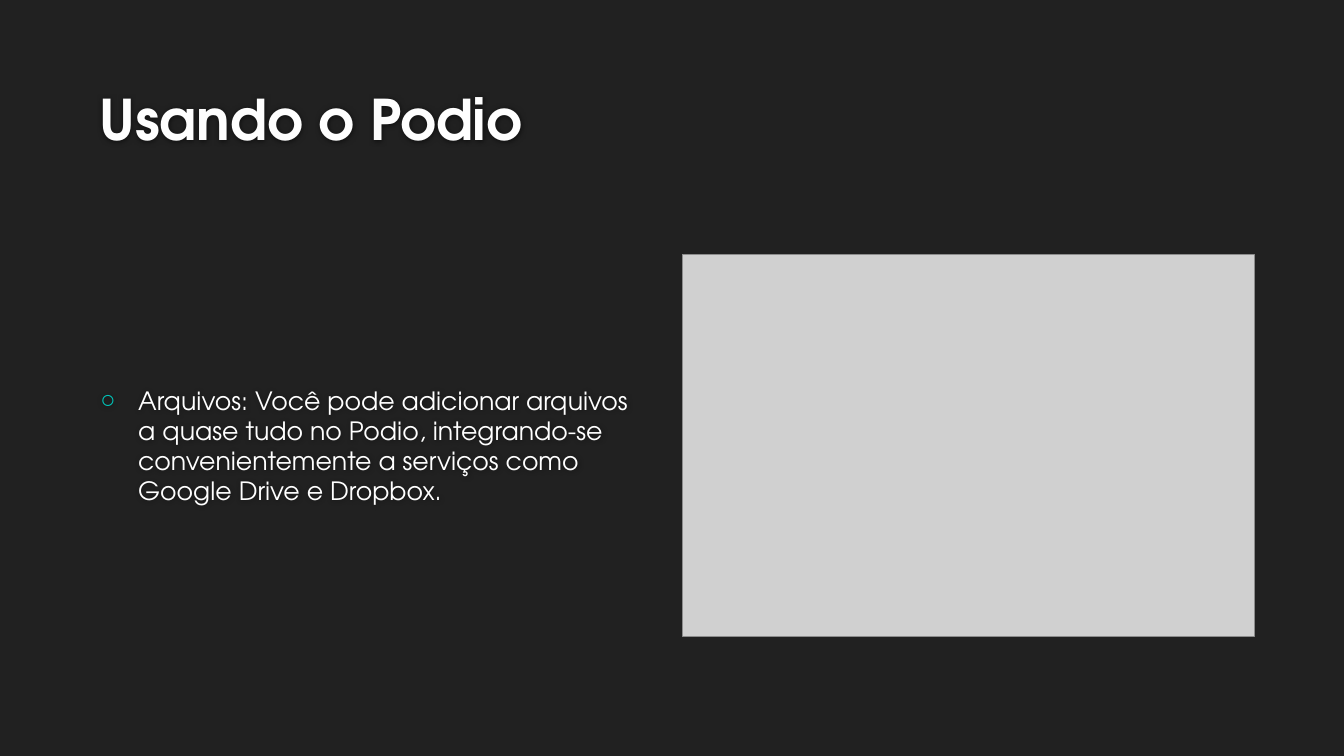
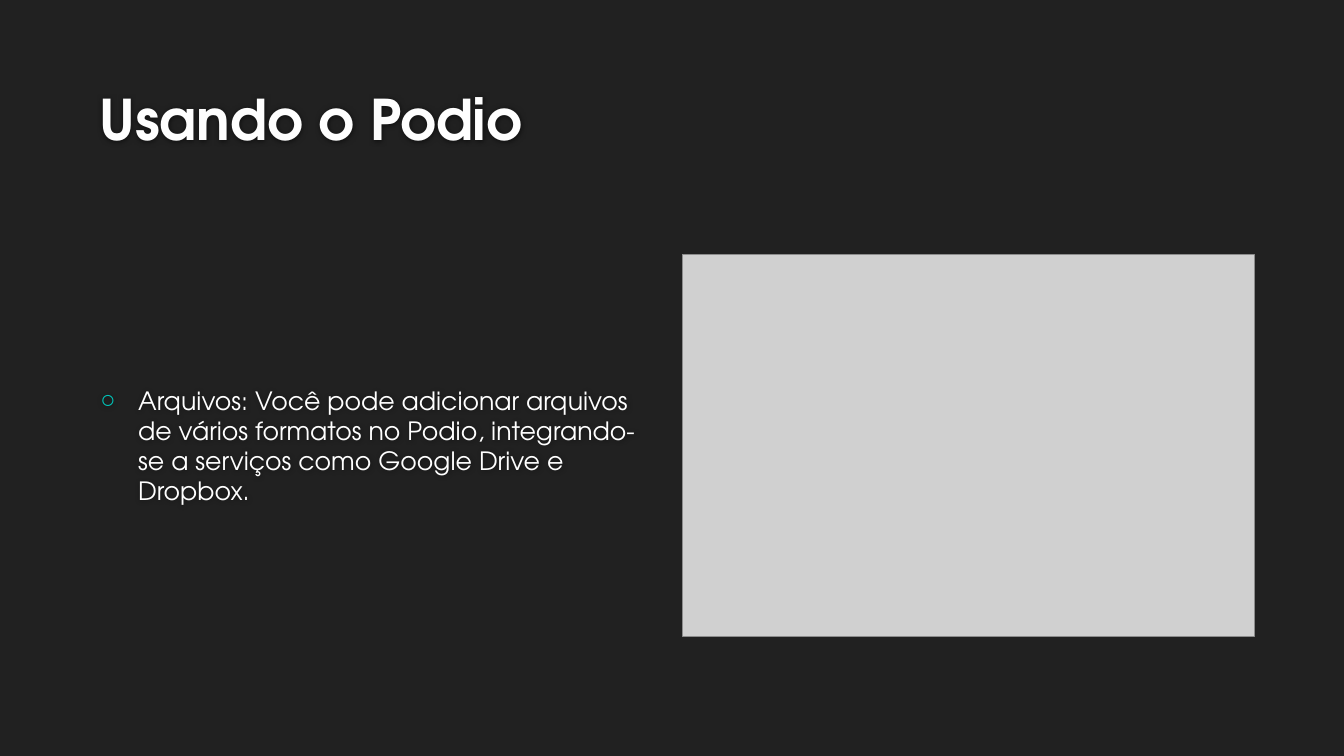
Before and after one commit to rocatelli/Gerenciamento-de-projetos, a slide deck: slide 10 of Podio.pptx. Drawn at 1344x756 pixels with LibreOffice and Linux fonts; fonts in the diff are those of the drawing; grey boxes stand for pictures; background and template pictures are left out. Boxes give left, top, right and bottom in pixels: in the first picture for what was removed or moved away, otherwise in the second. Text is boxed around its words. In the diff, an @@ line names an element or a change of style, - is before the commit and + after.

```diff
--- a/Podio.pptx
+++ b/Podio.pptx
@@ text at (x1=138, y1=391, x2=635, y2=505): text changed @@
-○ Arquivos: Você pode adicionar arquivos a quase tudo no Podio, integrando-se convenientemente a serviços como Google Drive e Dropbox.
+○ Arquivos: Você pode adicionar arquivos de vários formatos no Podio, integrando-se a serviços como Google Drive e Dropbox.
```
Also in this commit, not shown: 1 other slide changed.
